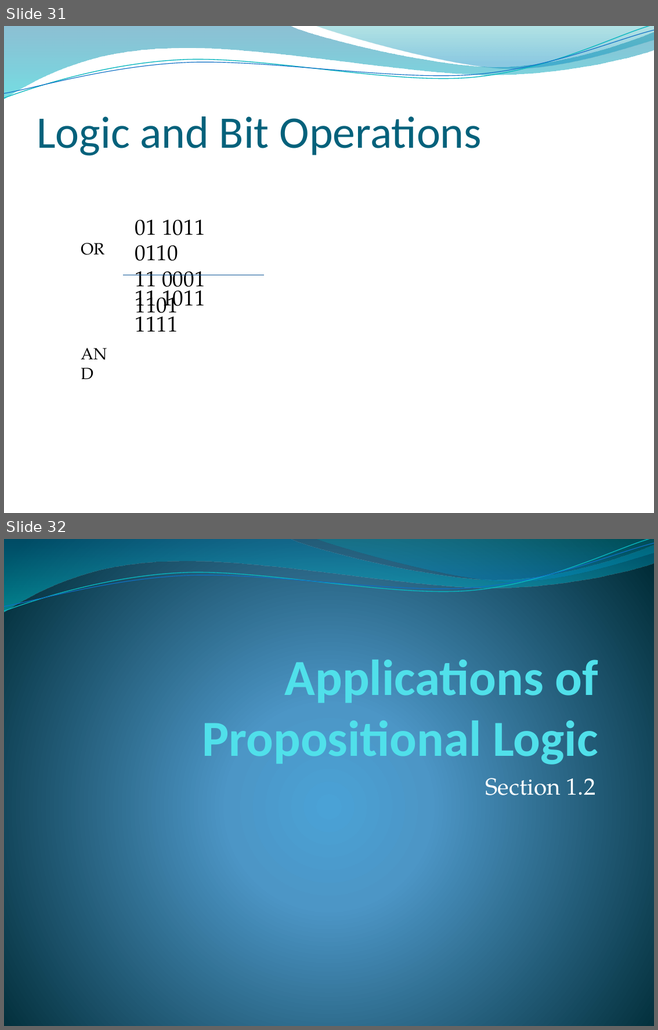
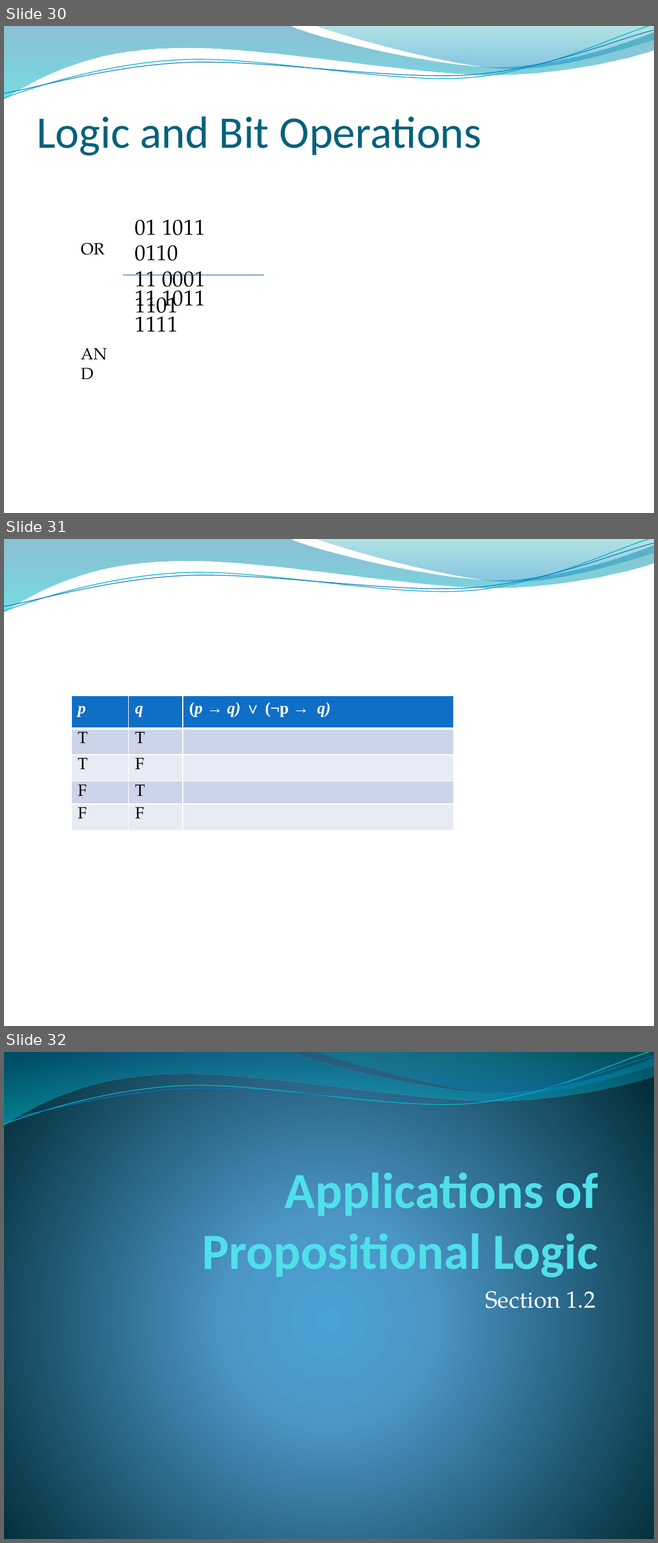
Before and after one commit to lin-chen-GA/lin-chen-GA.github.io, a slide deck: cs2620/slides/cs2620_notes1.pptx. Shown one above the other, each under a label of ours: slides 31 and 32 before the commit, slides 30, 31 and 32 after it. The pictures are 658x1030 and 658x1543 pixels, drawn with LibreOffice and Linux fonts; fonts in the diff are those of the drawing; background and template pictures are left out. Boxes give left, top, right and bottom in pixels: in the first picture for what was removed or moved away, otherwise in the second. Text is boxed around its words. In the diff, an @@ line names an element or a change of style, - is before the commit and + after.

```diff
--- a/cs2620/slides/cs2620_notes1.pptx
+++ b/cs2620/slides/cs2620_notes1.pptx
@@ slide 31 added at bbox=[4, 539, 654, 1026], background picture (left out); not listed: 4 template elements that a slide beside it also shows @@
@@ table added at bbox=[71, 696, 453, 834], 5 rows, 3 columns @@
+p | q | (p → q) ∨ (¬p → q)
+T | T | 
+T | F | 
+F | T | 
+F | F | 
@@ what was slide 31 is now slide 30 @@
```
Also in this commit, not shown: 3 slides changed, 1 other slide added, 1 slide removed, 2 other files.
